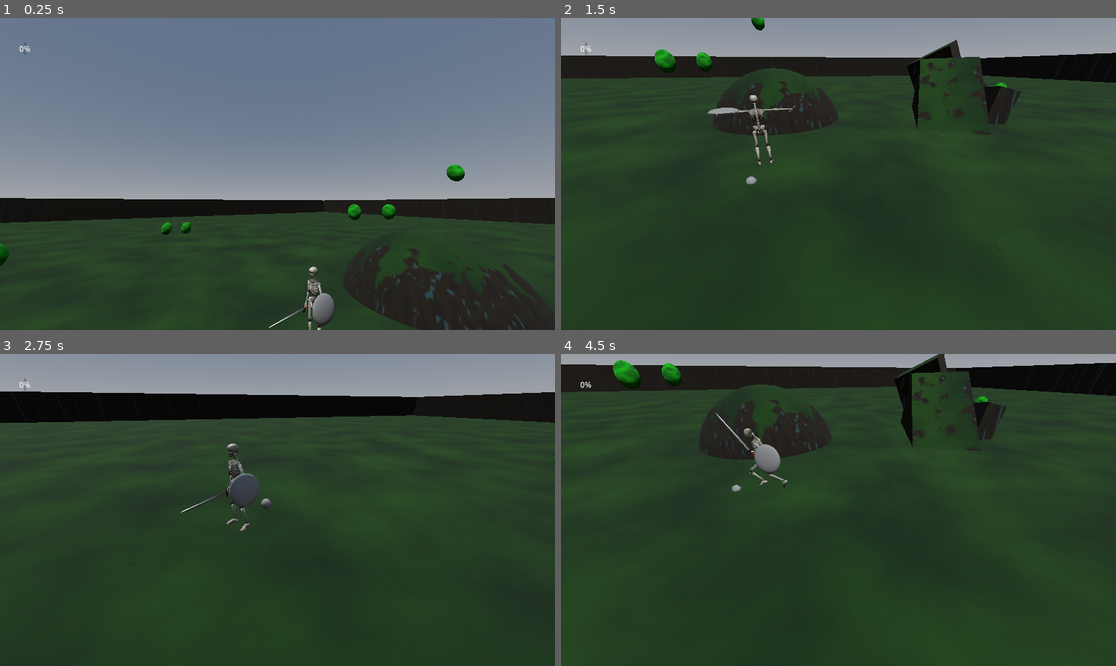
Above: before the commit, frames 1-4 (two rows, left to right).
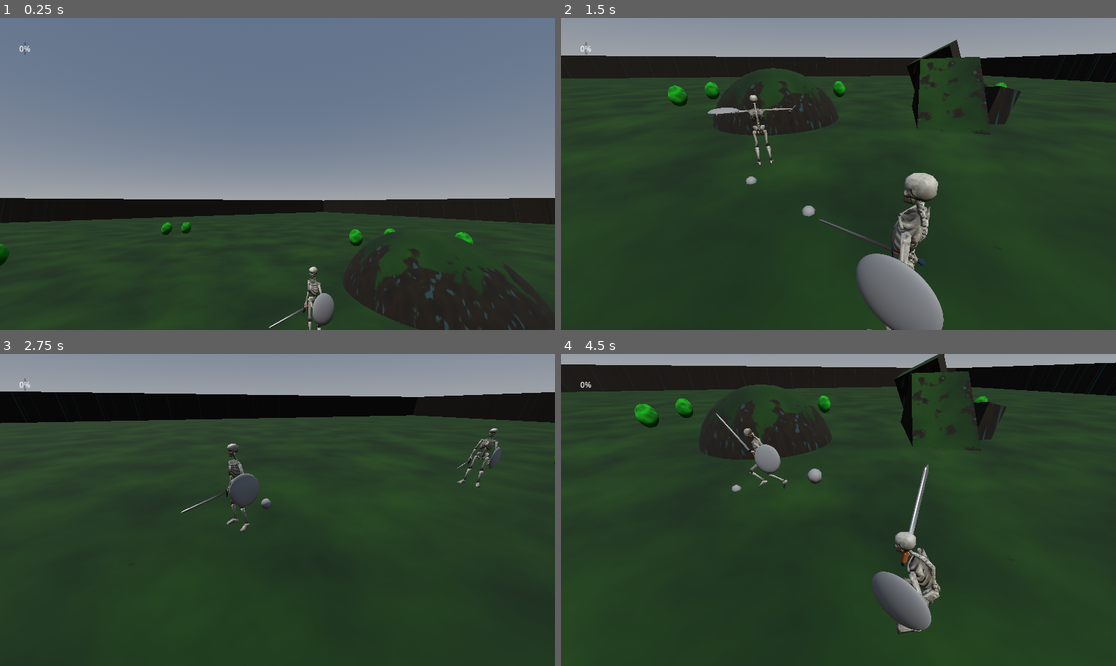
Above: after the commit, the same moments.

Repository: KaletheQuick/adventure-mode-godot
Game: Godot game, scene res://scenes/AI_test.tscn
The game is run twice, just before and just after one commit, with the same random seed, the same clock (stepped at 60 frames per second) and the same inputs. This scene is started directly instead of the project's main scene.
Inputs (mouse positions are in pixels of both pictures, inside the frame that each line leads up to):
- Up to frame 1 (0.25 s): no input
- Up to frame 2 (1.5 s): tap Enter (ui_accept) at 0.5 s; move the mouse to (960, 158) at 0.52 s; hold Right 0.53-1.28 s; tap Alt (p1_dodge) at 0.6, 1.35 s; tap Space (p1_jump) at 0.77 s; move the mouse to (727, 189) at 1.27 s; hold Down from 1.28 s (still down)
- Up to frame 3 (2.75 s): tap Space (p1_jump) at 1.52 s; move the mouse to (333, 441) at 2.02 s; release Down at 2.03 s; hold Right from 2.03 s (still down); tap Alt (p1_dodge) at 2.1 s
- Up to frame 4 (4.5 s): move the mouse to (810, 572) at 2.77 s; release Right at 2.78 s; hold Up 2.78-3.53 s; tap Alt (p1_dodge) at 2.85, 3.6, 4.35 s; tap Space (p1_jump) at 3.02, 3.77 s; move the mouse to (1005, 556) at 3.52 s; hold Left from 3.53 s (still down); move the mouse to (672, 463) at 4.27 s

The runs differ from the first frame. In frame 1, 0.5% of the frame differs, in the area x 62-86%, y 46-74%; in frame 2, 4.9%, in the area x 16-69%, y 0-100%; in frame 3, 0.3%; in frame 4, 3.3%.

Commit message:
AI basics

Diff:
--- a/scenes/AI_test.tscn
+++ b/scenes/AI_test.tscn
@@ -7,7 +7,9 @@
 [ext_resource type="Script" path="res://scripts/footall_sfx.gd" id="5_k2bmb"]
 [ext_resource type="Script" path="res://scripts/camera_control.gd" id="6_bedoa"]
 [ext_resource type="Script" path="res://scripts/AI/ai_flee.gd" id="6_bobkc"]
+[ext_resource type="Script" path="res://scripts/AI/ai_follow.gd" id="7_kvtot"]
 [ext_resource type="Script" path="res://scripts/combo_bar.gd" id="7_ok1ji"]
+[ext_resource type="Script" path="res://scripts/AI/ai_hide.gd" id="8_s2oab"]
 [ext_resource type="AudioStream" uid="uid://hxog1lltd7d4" path="res://art/audio/506911__nox_sound__ambiance_wind_forest_moderate_loop_stereo.wav" id="9_jfx7a"]
 
 [sub_resource type="ProceduralSkyMaterial" id="ProceduralSkyMaterial_crgvg"]
@@ -32,7 +34,7 @@
 [node name="p1_psock_adventure" type="Node" parent="Player Sockets" node_paths=PackedStringArray("thrall", "test_second_thrall", "mainCam")]
 script = ExtResource("1_cm27n")
 thrall = NodePath("../../actor")
-test_second_thrall = NodePath("../../actor2")
+test_second_thrall = NodePath("../../guy flee")
 mainCam = NodePath("../../Camera")
 
 [node name="terrain" type="Node3D" parent="."]
@@ -47,16 +49,16 @@
 transform = Transform3D(1, 0, 0, 0, 1, 0, 0, 0, 1, -13.264, 0, 10.26)
 
 [node name="shrub4" parent="terrain" instance=ExtResource("4_joxge")]
-transform = Transform3D(0.16701, 0, -0.985955, 0, 1, 0, 0.985955, 0, 0.16701, 4.48467, 6.96002, -12.9857)
+transform = Transform3D(0.16701, 0, -0.985955, 0, 1, 0, 0.985955, 0, 0.16701, 4.485, 0, -12.986)
 
 [node name="shrub5" parent="terrain" instance=ExtResource("4_joxge")]
-transform = Transform3D(0.16701, 0, -0.985955, 0, 1, 0, 0.985955, 0, 0.16701, -1.65698, 4.96002, -15.7125)
+transform = Transform3D(0.16701, 0, -0.985955, 0, 1, 0, 0.985955, 0, 0.16701, -1.657, 0, -15.712)
 
 [node name="shrub6" parent="terrain" instance=ExtResource("4_joxge")]
-transform = Transform3D(-0.992405, 0, -0.123013, 0, 1, 0, 0.123013, 0, -0.992405, -6.7819, 2, -10.532)
+transform = Transform3D(-0.992405, 0, -0.123013, 0, 1, 0, 0.123013, 0, -0.992405, -6.782, 0, -10.532)
 
 [node name="shrub7" parent="terrain" instance=ExtResource("4_joxge")]
-transform = Transform3D(-0.389478, 0, 0.921036, 0, 1, 0, -0.921036, 0, -0.389478, -5.68544, 1.99999, -13.505)
+transform = Transform3D(-0.389478, 0, 0.921036, 0, 1, 0, -0.921036, 0, -0.389478, -5.685, 0, -13.505)
 
 [node name="shrub8" parent="terrain" instance=ExtResource("4_joxge")]
 transform = Transform3D(1, 0, 0, 0, 1, 0, 0, 0, 1, 10.49, 4.53009e-06, -8.18316)
@@ -120,14 +122,33 @@
 [node name="footall_sfx" type="Node" parent="actor"]
 script = ExtResource("5_k2bmb")
 
-[node name="actor2" parent="." instance=ExtResource("5_iccpj")]
+[node name="guy flee" parent="." instance=ExtResource("5_iccpj")]
 transform = Transform3D(-0.258819, 0, 0.965926, 0, 1, 0, -0.965926, 0, -0.258819, -0.588409, 0, 10.4148)
 
-[node name="ai_flee" type="Node" parent="actor2" node_paths=PackedStringArray("fleeFrom")]
+[node name="ai_flee" type="Node" parent="guy flee" node_paths=PackedStringArray("fleeFrom")]
 script = ExtResource("6_bobkc")
 fleeFrom = NodePath("../../actor")
 
-[node name="footall_sfx2" type="Node" parent="actor2"]
+[node name="footall_sfx2" type="Node" parent="guy flee"]
+script = ExtResource("5_k2bmb")
+
+[node name="guy follow" parent="." instance=ExtResource("5_iccpj")]
+transform = Transform3D(-0.258819, 0, 0.965926, 0, 1, 0, -0.965926, 0, -0.258819, 7.5088, 0, 10.4148)
+
+[node name="ai_follow" type="Node" parent="guy follow" node_paths=PackedStringArray("followGuy")]
+script = ExtResource("7_kvtot")
+followGuy = NodePath("../../actor")
+
+[node name="footall_sfx2" type="Node" parent="guy follow"]
+script = ExtResource("5_k2bmb")
+
+[node name="guy hide" parent="." instance=ExtResource("5_iccpj")]
+transform = Transform3D(-0.258819, 0, 0.965926, 0, 1, 0, -0.965926, 0, -0.258819, -7.80253, 0, 10.4148)
+
+[node name="ai_hide" type="Node" parent="guy hide"]
+script = ExtResource("8_s2oab")
+
+[node name="footall_sfx2" type="Node" parent="guy hide"]
 script = ExtResource("5_k2bmb")
 
 [node name="Camera" type="Camera3D" parent="." node_paths=PackedStringArray("target_current")]
--- a/scripts/AI/ai_follow.gd
+++ b/scripts/AI/ai_follow.gd
@@ -1,11 +1,41 @@
 extends Node
+# NOTE - thralling methods do not check of establis que at this time
 
+@onready var thrall = get_parent()
+
+@export var followGuy : Node3D # Point in space from which to flee
+@export var leashDist = 5.0
+
+var goTo : Vector3
+
+var dot : MeshInstance3D # debug
 
 # Called when the node enters the scene tree for the first time.
 func _ready():
-	pass # Replace with function body.
+	goTo = thrall.global_position
+	makeDot()
 
 
 # Called every frame. 'delta' is the elapsed time since the previous frame.
 func _process(delta):
-	pass
+	var go_dir = (followGuy.global_position - thrall.global_position).normalized() * 0.1
+	if thrall.global_position.distance_to(followGuy.global_position) > leashDist:
+		goTo = find_somewhere_to_go()
+		go_dir = goTo - thrall.global_position
+	thrall.handle_movement(go_dir)
+	dot.global_position = goTo
+
+func find_somewhere_to_go() -> Vector3:
+	return thrall.global_position - ((thrall.global_position - followGuy.global_position) / 2)
+
+
+func makeDot():
+		#debug
+	var sphere = SphereMesh.new()
+	sphere.radial_segments = 7
+	sphere.radius = 0.125
+	sphere.height = 0.25
+	dot = MeshInstance3D.new()
+	dot.mesh = sphere
+	get_tree().root.add_child.call_deferred(dot)
+	dot.name = "~dot~"
Not shown: 1 places in scenes/AI_test.tscn that only renumber resources
